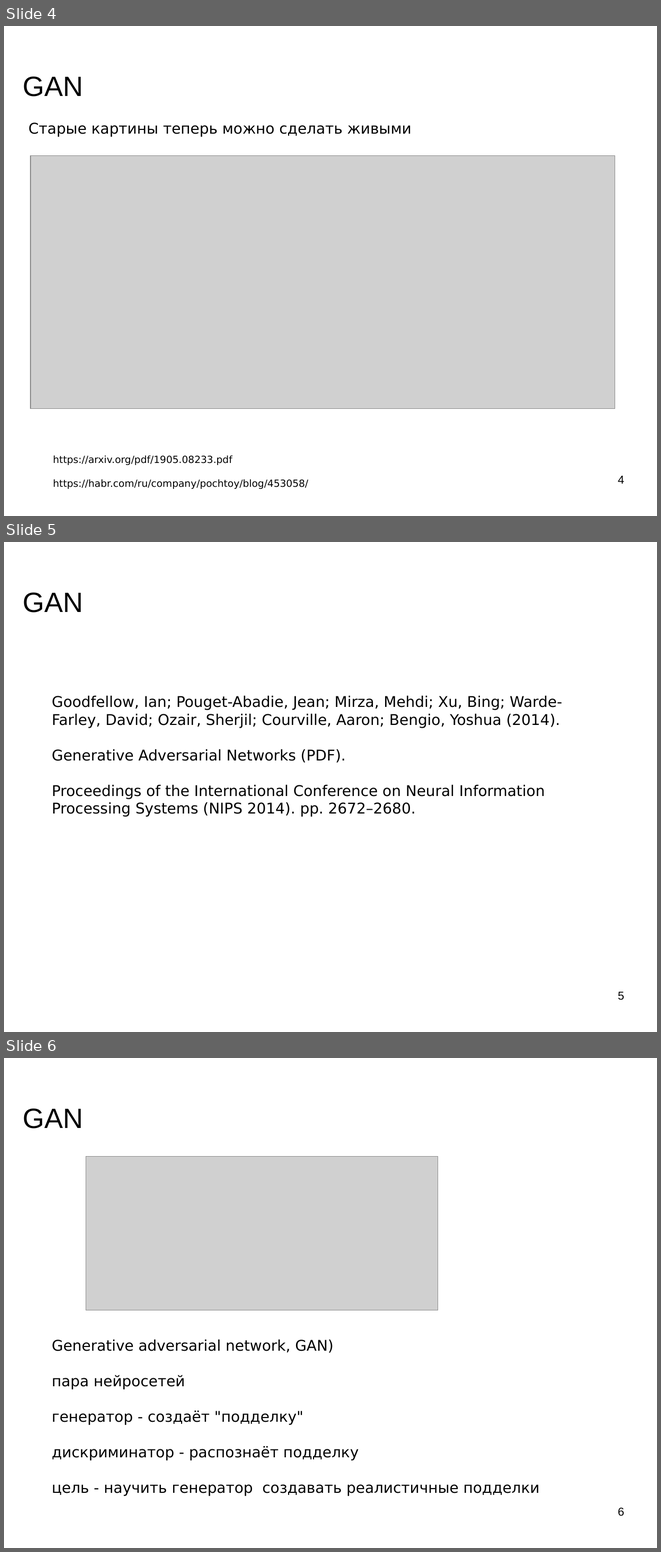
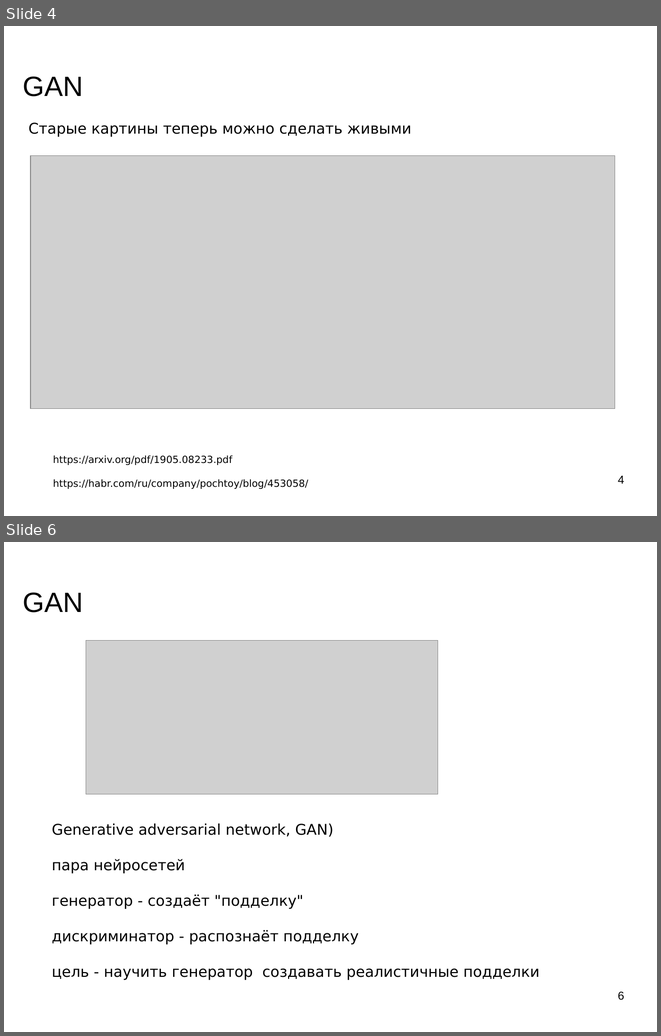
Before and after one commit to mechanoid5/ml_lectorium_legacy, a slide deck: 24-gan.odp. Shown one above the other, each under a label of ours: slides 4, 5 and 6 before the commit, slides 4 and 6 after it; the slides between them are not shown. The pictures are 661x1552 and 661x1036 pixels, drawn with LibreOffice and Linux fonts; fonts in the diff are those of the drawing; grey boxes stand for pictures; background and template pictures are left out. Boxes give left, top, right and bottom in pixels: in the first picture for what was removed or moved away, otherwise in the second. Text is boxed around its words. In the diff, an @@ line names an element or a change of style, - is before the commit and + after.

```diff
--- a/24-gan.odp
+++ b/24-gan.odp
@@ slide 5 removed at (4,542,657,1032), background picture (left out) @@
@@ title removed at (23,592,83,612) @@
-GAN
@@ text removed at (52,695,562,817) @@
-Goodfellow, Ian; Pouget-Abadie, Jean; Mirza, Mehdi; Xu, Bing; Warde-Farley, David; Ozair, Sherjil; Courville, Aaron; Bengio, Yoshua (2014).
-Generative Adversarial Networks (PDF).
-Proceedings of the International Conference on Neural Information Processing Systems (NIPS 2014). pp. 2672–2680.
@@ page number removed at (618,991,624,1000) @@
-5
```
Also in this commit, not shown: 2 slides changed, 2 slides added, 7 other files.
